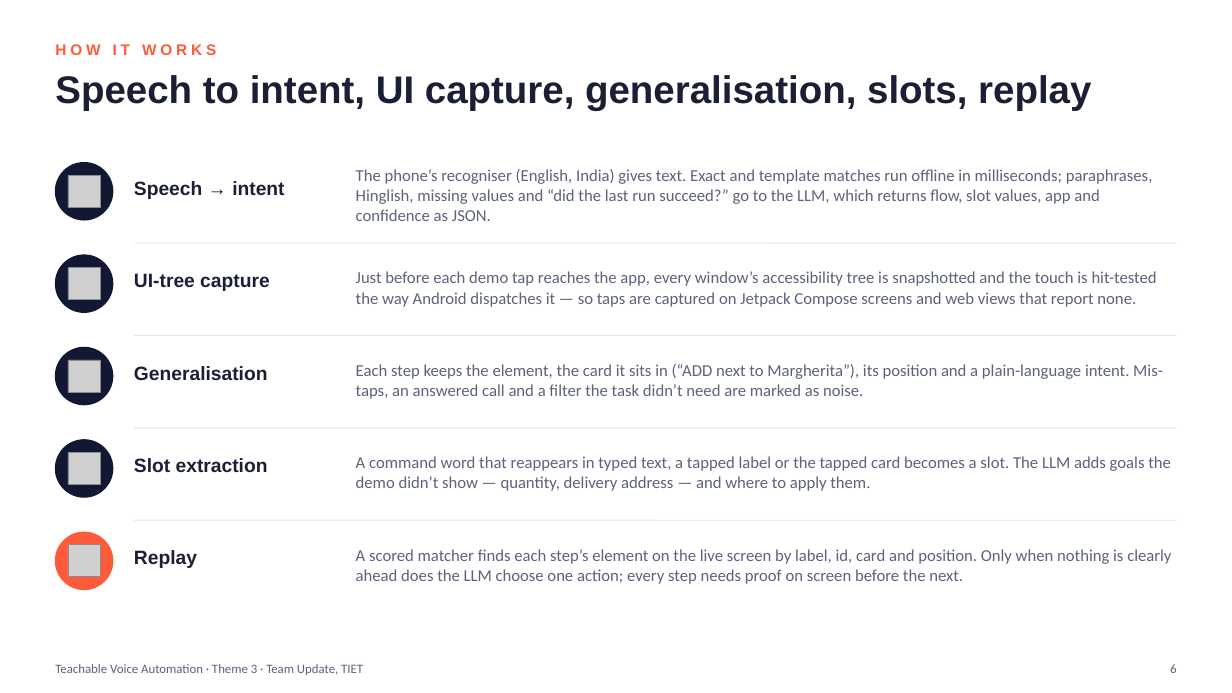
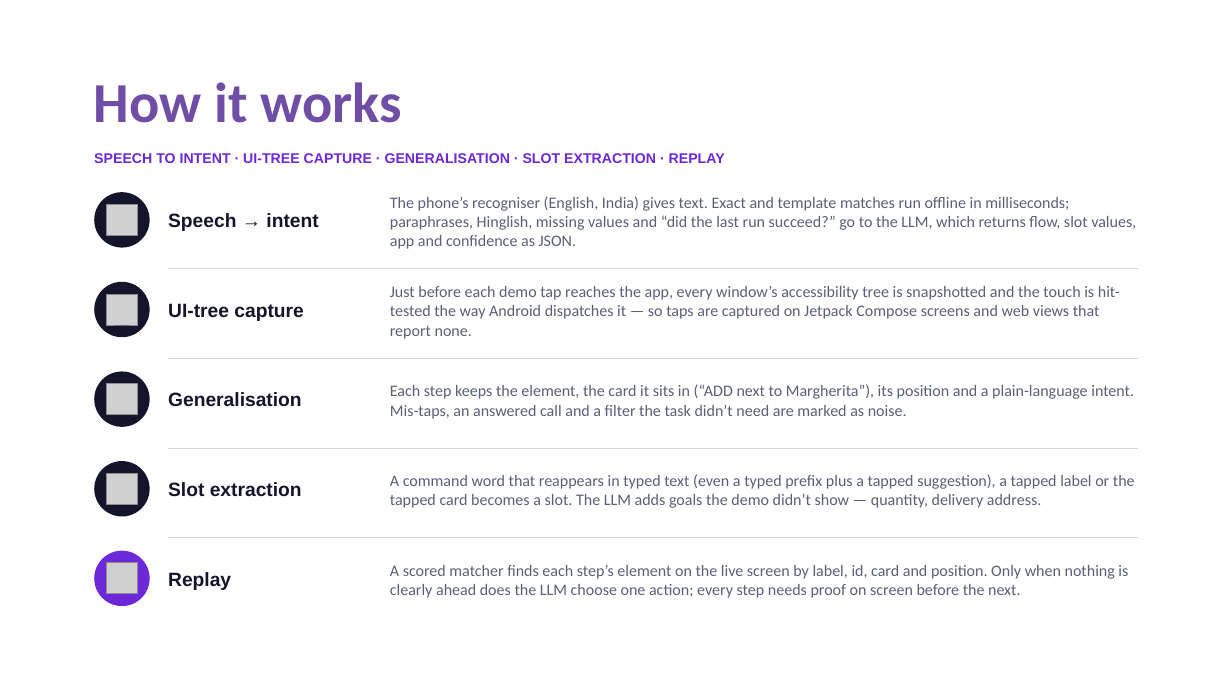
Before and after one commit to sgoel2be24-cyber/prism-teachable-voice, a slide deck: slide 6 of TIET_Update_Submission_ppt.pptx. Drawn at 1232x693 pixels with LibreOffice and Linux fonts; fonts in the diff are those of the drawing; grey boxes stand for pictures. Boxes give left, top, right and bottom in pixels: in the first picture for what was removed or moved away, otherwise in the second. Text is boxed around its words. In the diff, an @@ line names an element or a change of style, - is before the commit and + after.

```diff
--- a/TIET_Update_Submission_ppt.pptx
+++ b/TIET_Update_Submission_ppt.pptx
@@ title at box(94, 82, 402, 123): text changed; size 12 to 44 pt; font Arial to Calibri; text colour #FF5B3A to #704EA6 @@
-HOW IT WORKS
+How it works
@@ text at box(94, 153, 725, 163): text changed; size 30 to 11 pt; text colour #1A1F36 to #6D28D9 @@
-Speech to intent, UI capture, generalisation, slots, replay
+SPEECH TO INTENT · UI-TREE CAPTURE · GENERALISATION · SLOT EXTRACTION · REPLAY
@@ ellipse: place and size @@
-ellipse at box(55, 163, 113, 220)
+ellipse at box(94, 192, 150, 248)
@@ fill #121833 to #14142B; outline #121833 1 pt to none in 4 elements at box(94, 461, 150, 517), box(94, 372, 150, 427), box(94, 282, 150, 337), box(94, 192, 150, 248) @@
@@ picture: place and size @@
-picture at box(68, 176, 101, 208)
+picture at box(106, 204, 138, 236)
@@ text colour #1A1F36 to #14142B in 5 elements at box(168, 572, 231, 590), box(168, 482, 302, 497), box(168, 392, 302, 406), box(168, 303, 303, 321), box(168, 213, 318, 231) @@
@@ text "Speech → intent": place and size @@
-text "Speech → intent" at box(134, 181, 284, 199)
+text "Speech → intent" at box(168, 213, 318, 231)
@@ size 13 to 12.5 pt, text colour #5C637A to #5B5F77 in 4 elements at box(390, 565, 1128, 598), box(390, 384, 1134, 419), box(390, 286, 1120, 339), box(390, 196, 1136, 249) @@
@@ text "The phone’s recogniser (English, India) ...": place and size @@
-text "The phone’s recogniser (English, India) ..." at box(356, 169, 1153, 221)
+text "The phone’s recogniser (English, India) ..." at box(390, 196, 1136, 249)
@@ line moved from (134, 243) - (1177, 243) to (168, 269) - (1139, 269) @@
@@ line (168, 269) - (1139, 269): stroke #E2E5EE 0.75 pt to #D9D3F0 0.75 pt @@
@@ 2 pictures, 2 ellipses: place and size @@
-2 pictures, 2 ellipses at box(55, 255, 113, 405)
+2 pictures, 2 ellipses at box(94, 282, 150, 427)
@@ text "UI-tree capture": place and size @@
-text "UI-tree capture" at box(134, 273, 269, 291)
+text "UI-tree capture" at box(168, 303, 303, 321)
@@ text "Just before each demo tap ...": place and size @@
-text "Just before each demo tap ..." at box(356, 271, 1157, 307)
+text "Just before each demo tap ..." at box(390, 286, 1120, 339)
@@ line moved from (134, 335) - (1177, 335) to (168, 359) - (1139, 359) @@
@@ line (168, 359) - (1139, 359): stroke #E2E5EE 0.75 pt to #D9D3F0 0.75 pt @@
@@ text "Generalisation": place and size @@
-text "Generalisation" at box(134, 366, 268, 380)
+text "Generalisation" at box(168, 392, 302, 406)
@@ text "Each step keeps the element, ...": place and size @@
-text "Each step keeps the element, ..." at box(356, 364, 1163, 399)
+text "Each step keeps the element, ..." at box(390, 384, 1134, 419)
@@ line moved from (134, 428) - (1177, 428) to (168, 448) - (1139, 448) @@
@@ line (168, 448) - (1139, 448): stroke #E2E5EE 0.75 pt to #D9D3F0 0.75 pt @@
@@ 2 pictures, 2 ellipses: place and size @@
-2 pictures, 2 ellipses at box(55, 440, 113, 590)
+2 pictures, 2 ellipses at box(94, 461, 150, 606)
@@ text "Slot extraction": place and size @@
-text "Slot extraction" at box(134, 458, 268, 472)
+text "Slot extraction" at box(168, 482, 302, 497)
@@ text at box(390, 474, 1135, 508): text changed; size 13 to 12.5 pt; text colour #5C637A to #5B5F77 @@
-A command word that reappears in typed text, a tapped label or the tapped card becomes a slot. The LLM adds goals the demo didn’t show — quantity, delivery address — and where to apply them.
+A command word that reappears in typed text (even a typed prefix plus a tapped suggestion), a tapped label or the tapped card becomes a slot. The LLM adds goals the demo didn’t show — quantity, delivery address.
@@ line moved from (134, 520) - (1177, 520) to (168, 538) - (1139, 538) @@
@@ line (168, 538) - (1139, 538): stroke #E2E5EE 0.75 pt to #D9D3F0 0.75 pt @@
@@ ellipse at box(94, 551, 150, 606): fill #FF5B3A to #6D28D9; outline #FF5B3A 1 pt to none @@
@@ text "Replay": place and size @@
-text "Replay" at box(134, 550, 197, 568)
+text "Replay" at box(168, 572, 231, 590)
@@ text "A scored matcher finds each ...": place and size @@
-text "A scored matcher finds each ..." at box(356, 549, 1171, 584)
+text "A scored matcher finds each ..." at box(390, 565, 1128, 598)
@@ text removed at box(55, 664, 363, 675) @@
-Teachable Voice Automation · Theme 3 · Team Update, TIET
@@ text removed at box(1170, 664, 1176, 673) @@
-6
```
Also in this commit, not shown: 10 other slides changed, 7 slides added, 4 slides removed, 49 other files.
